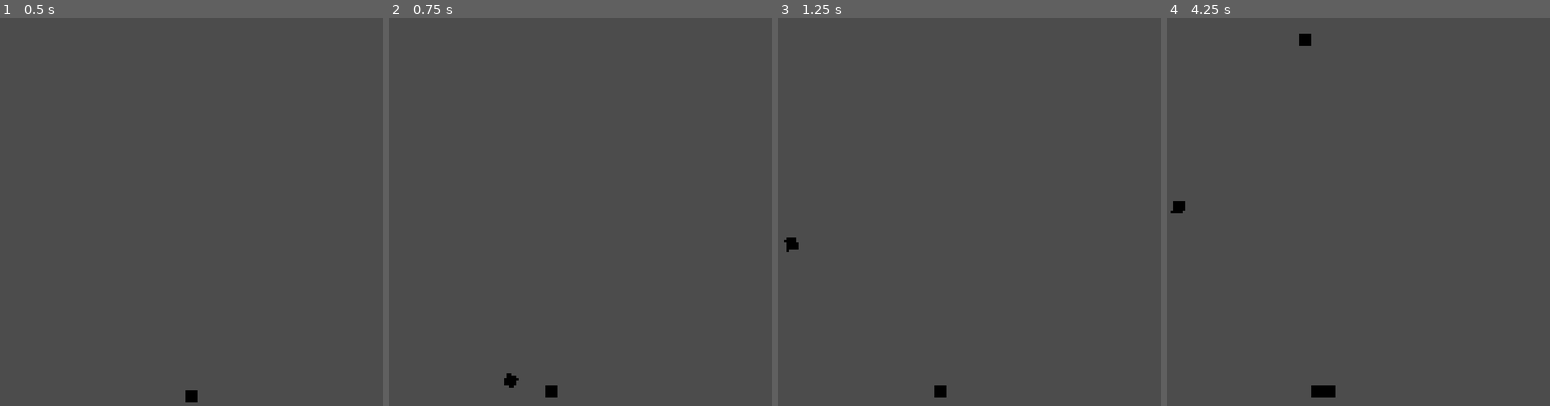
Above: before the commit, frames 1-4 (left to right).
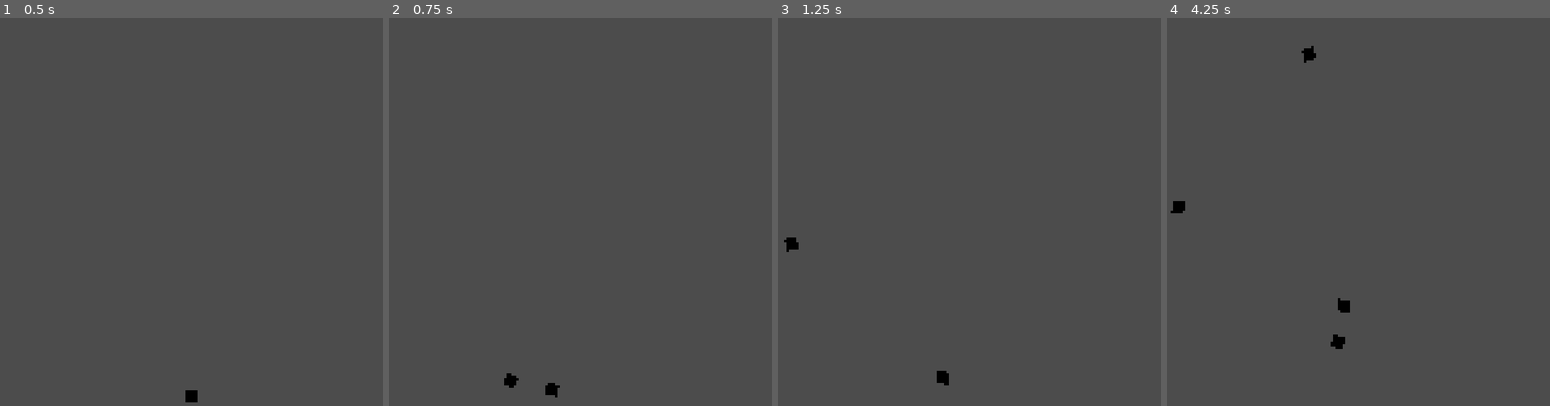
Above: after the commit, the same moments.

Repository: leogeier/amalgamage
Game: Godot game, scene res://scenes/Arena/Arena.tscn
The game is run twice, just before and just after one commit, with the same random seed, the same clock (stepped at 60 frames per second) and the same inputs.
Inputs:
- Up to frame 1 (0.5 s): no input
- Up to frame 2 (0.75 s): tap Enter at 0.5 s; hold Right (ui_right) from 0.53 s (still down); tap Space (shoot) at 0.6 s
- Up to frame 3 (1.25 s): keep holding Right (ui_right)
- Up to frame 4 (4.25 s): release Right (ui_right) at 1.28 s; hold Left (ui_left) 1.28-2.03 s; tap Space (shoot) every 0.75 s from 1.35 to 3.6 s; hold Right (ui_right) 2.03-3.53 s; hold Left (ui_left) from 3.53 s (still down)

Frame 1 is identical in both runs. In frame 2, less than 0.1% of the frame differs, in the area x 40-45%, y 94-98%; in frame 3, 0.2%; in frame 4, 0.6%, in the area x 34-48%, y 4-98%.

Commit message:
pooped blocks move

Diff:
--- a/ld-46/scenes/Arena/Arena.gd
+++ b/ld-46/scenes/Arena/Arena.gd
@@ -1,7 +1,10 @@
 extends Node2D
 
 
+export(float) var block_velocity = 10
+
 const block = preload("res://scenes/Block/Block.tscn")
+
 
 #func _ready():
 #	pass
@@ -9,7 +12,10 @@
 #func _process(delta):
 #	pass
 
-func spawn_block(pos):
+func spawn_block(pos, dir, rot):
 	var new_block = block.instance()
 	new_block.position = pos
+	new_block.rotation = rot
+	new_block.direction = dir
+	new_block.velocity = block_velocity
 	add_child(new_block)
--- a/ld-46/scenes/Block/Block.gd
+++ b/ld-46/scenes/Block/Block.gd
@@ -1,13 +1,14 @@
 extends KinematicBody2D
 
 
-var velocity = Vector2()
+var velocity = 0
+var direction = Vector2()
 
 
 func _ready():
 	pass # Replace with function body.
 
 func _process(delta):
-	var collision = move_and_collide(velocity * delta)
+	var collision = move_and_collide(velocity * direction * delta)
 	if collision:
 		print("collided!")
--- a/ld-46/scenes/Shooter/Shooter.gd
+++ b/ld-46/scenes/Shooter/Shooter.gd
@@ -51,5 +51,6 @@
 	sprite.rotation = -cur_rot
 
 	if spawn_block:
-		print("sdfsd")
-		arena.spawn_block(position + shooter_pos)
+		var pos = position + shooter_pos
+		var dir = -shooter_pos.normalized()
+		arena.spawn_block(pos, dir, -cur_rot)
